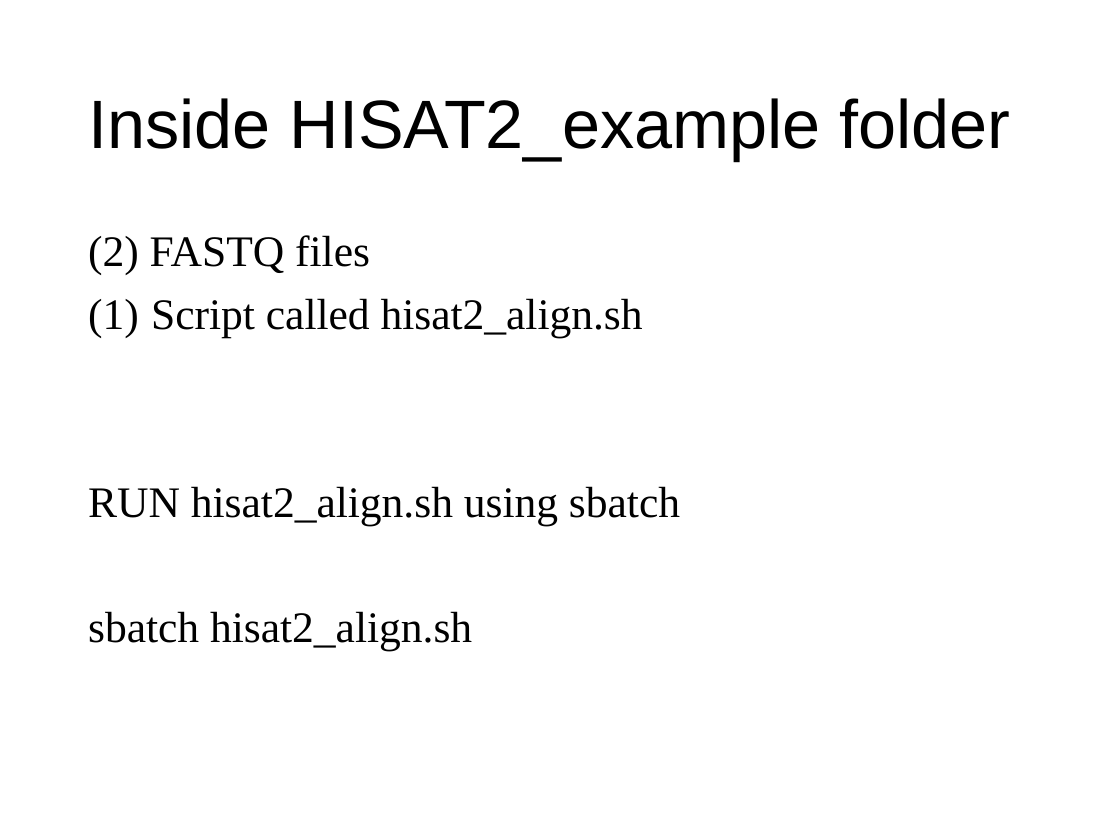
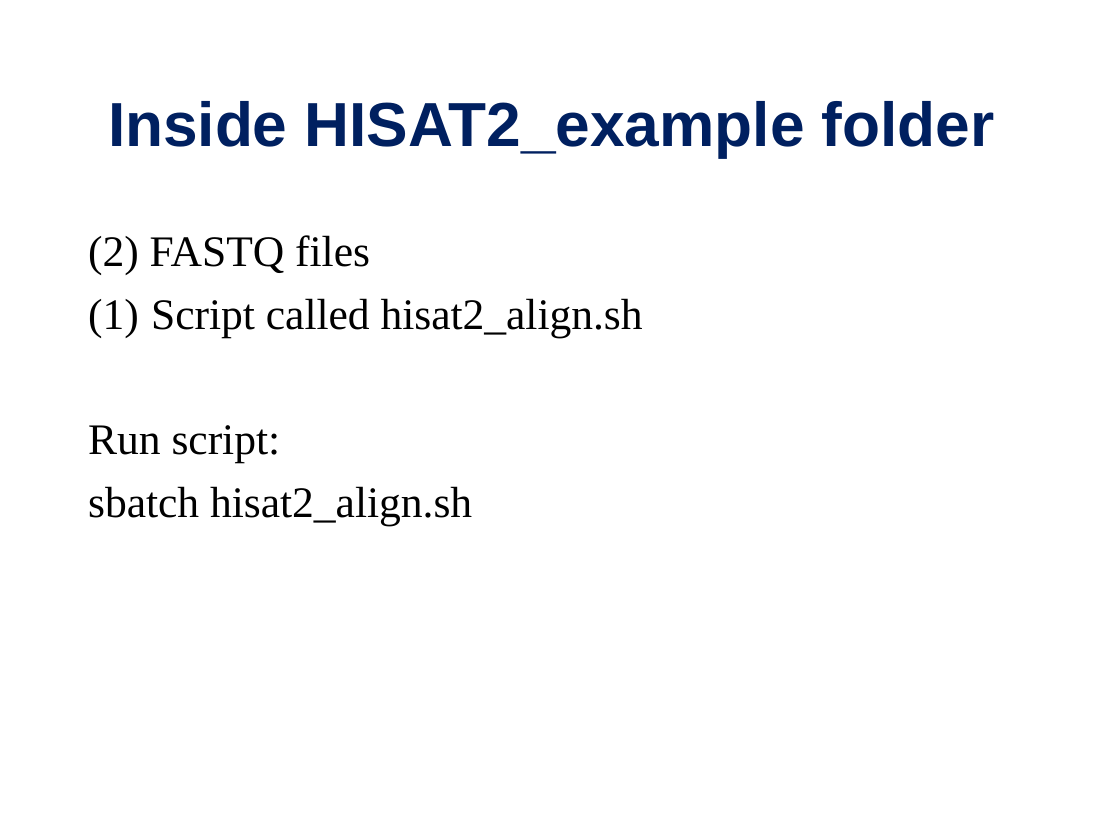
Before and after one commit to PRodriguez19/Intro-to-rnaseq, a slide deck: slide 3 of lectures/Lecture9-MMG232.pptx. Drawn at 1120x840 pixels with LibreOffice and Linux fonts; fonts in the diff are those of the drawing. Boxes give left, top, right and bottom in pixels: in the first picture for what was removed or moved away, otherwise in the second. Text is boxed around its words. In the diff, an @@ line names an element or a change of style, - is before the commit and + after.

```diff
--- a/lectures/Lecture9-MMG232.pptx
+++ b/lectures/Lecture9-MMG232.pptx
@@ title "Inside HISAT2_example folder" at bbox=[108, 101, 995, 157]: size 44 to 40 pt, text colour #000000 to #002060, bold on; alignment left to centre @@
@@ text at bbox=[88, 425, 281, 463]: text changed @@
-RUN hisat2_align.sh using sbatch
+Run script:
```
Also in this commit, not shown: 21 other slides changed, 3 slides added, 4 slides removed, 2 other files.
